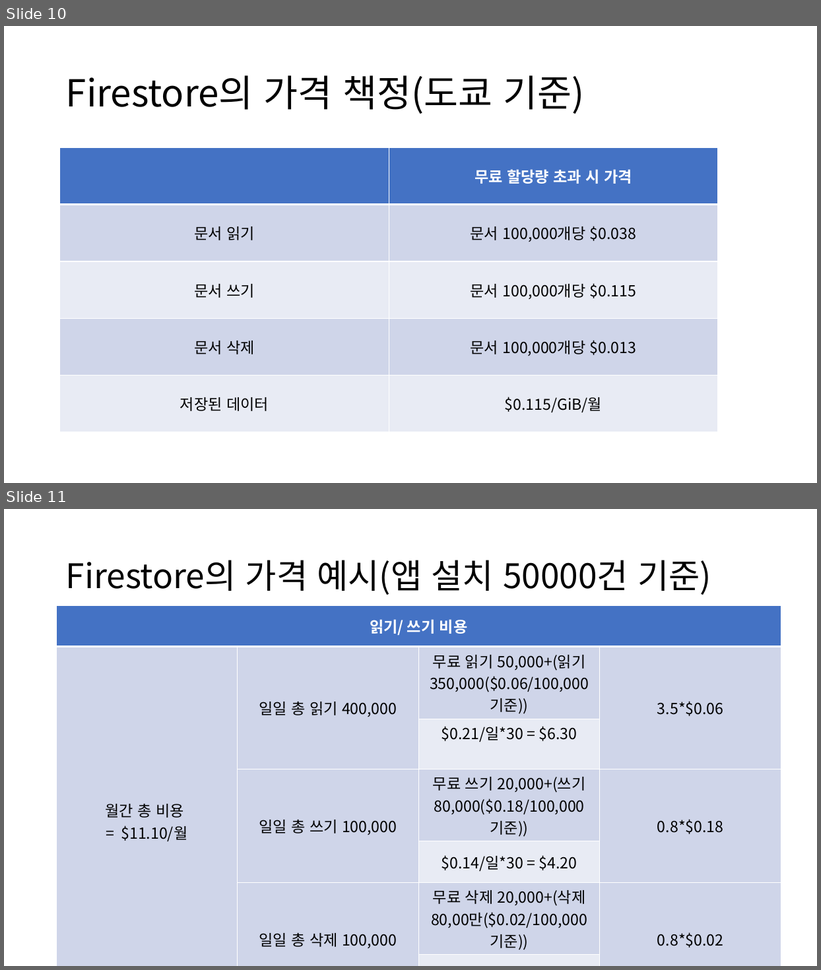
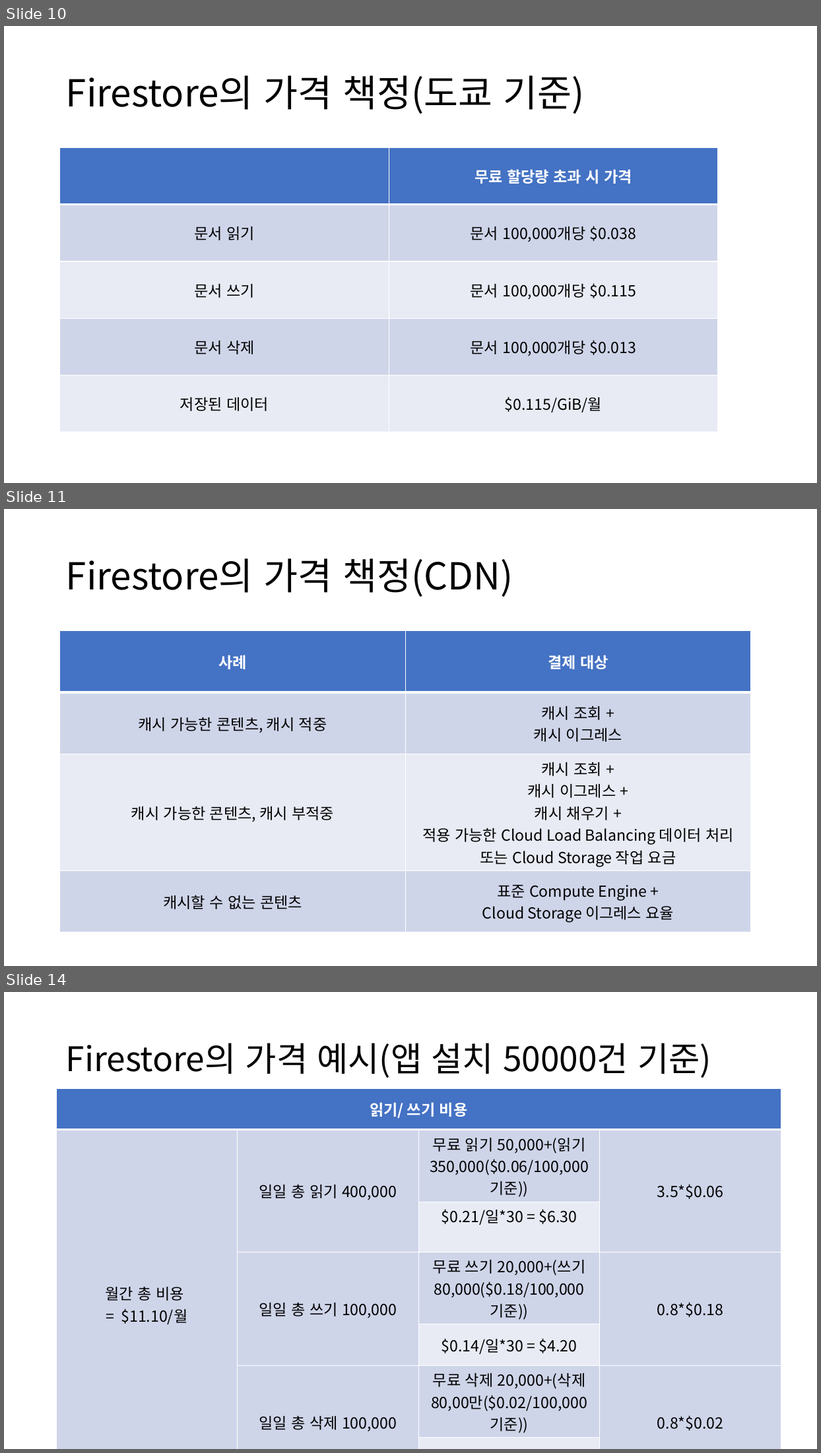
Before and after one commit to popuyaha/gcp-bootstrap-client, a slide deck: GCP기반 Serverless 아키텍쳐.pptx. Shown one above the other, each under a label of ours: slides 10 and 11 before the commit, slides 10, 11 and 14 after it; the slides between them are not shown. The pictures are 821x970 and 821x1453 pixels, drawn with LibreOffice and Linux fonts; fonts in the diff are those of the drawing. Boxes give left, top, right and bottom in pixels: in the first picture for what was removed or moved away, otherwise in the second. Text is boxed around its words. In the diff, an @@ line names an element or a change of style, - is before the commit and + after.

```diff
--- a/GCP기반 Serverless 아키텍쳐.pptx
+++ b/GCP기반 Serverless 아키텍쳐.pptx
@@ slide 11 added at (4,509,817,966), background #FFFFFF @@
@@ title added at (66,559,513,597), 44 pt, text #000000 @@
+Firestore의 가격 책정(CDN)
@@ table added at (60,631,752,929), 4 rows, 2 columns @@
+사례 | 결제 대상
+캐시 가능한 콘텐츠, 캐시 적중 | 캐시 조회 + 캐시 이그레스
+캐시 가능한 콘텐츠, 캐시 부적중 | 캐시 조회 + 캐시 이그레스 + 캐시 채우기 + 적용 가능한 Cloud Load Balancing 데이터 처리 또는 Cloud Storage 작업 요금
+캐시할 수 없는 콘텐츠 | 표준 Compute Engine + Cloud Storage 이그레스 요율
@@ what was slide 11 is now slide 14 @@
```
Also in this commit, not shown: 6 slides changed, 2 other slides added, 1 other file.
